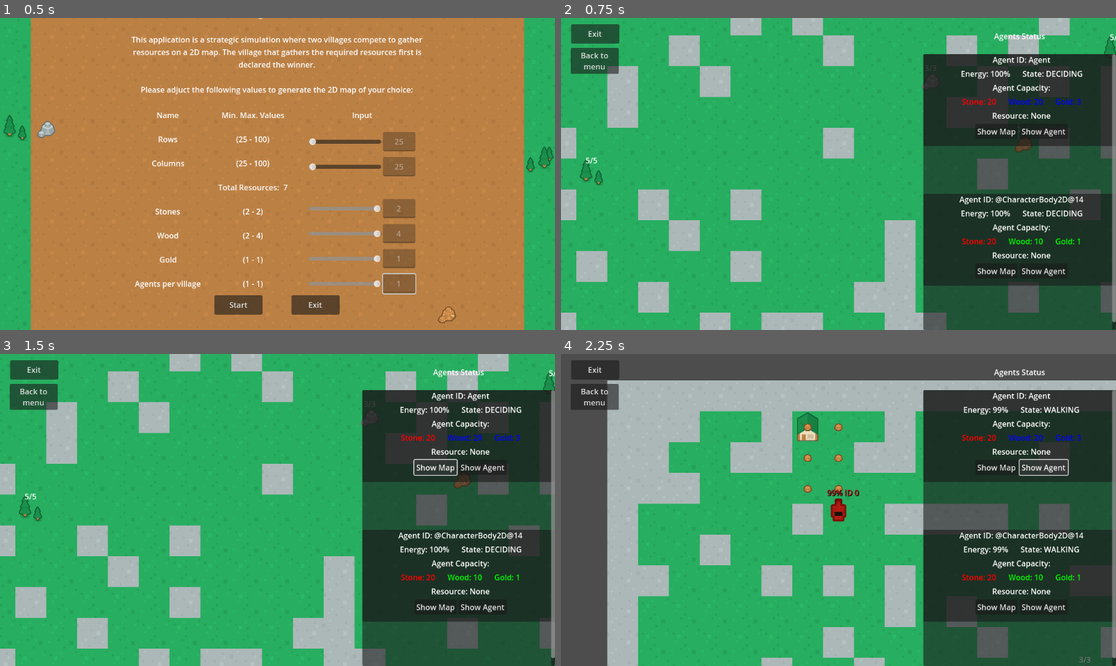
Above: before the commit, frames 1-4 (two rows, left to right).
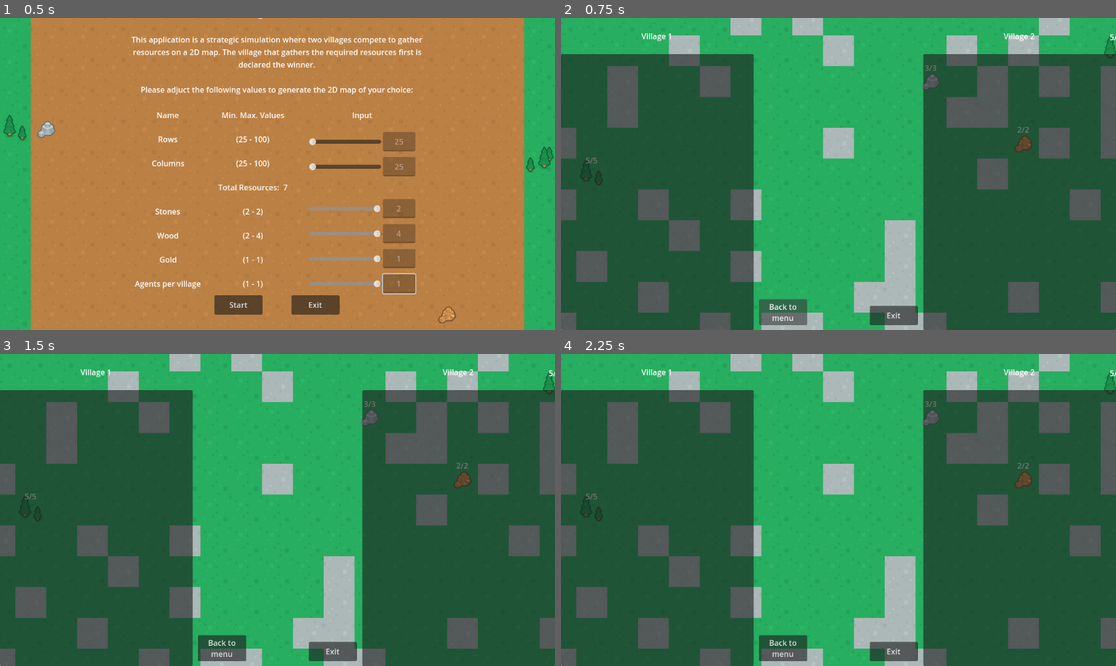
Above: after the commit, the same moments.

Repository: ApostolisSiampanis/intelligent-agents
Game: Godot game, scene res://scenes/input_screen.tscn
Same seed, same stepped clock (60 frames per second), same inputs: the game is played once before the commit and once after it.
Inputs (mouse positions are in pixels of both pictures, inside the frame that each line leads up to):
- Up to frame 1 (0.5 s): no input
- Up to frame 2 (0.75 s): click "Start" at 0.5 s
- Up to frame 3 (1.5 s): click (432, 466) at 1.25 s, where only the run before the commit has a clickable "Show Map"
- Up to frame 4 (2.25 s): click (1043, 466) at 2 s, where only the run before the commit has a clickable "Show Agent"

Frame 1 is identical in both runs. In frame 2, 53% of the frame differs, in the area x 0-100%, y 2-100%; in frame 3, 53%; in frame 4, 76%, in the area x 0-100%, y 0-100%.
Error after the commit: Attempt to call function 'set' in base 'null instance' on a null instance. (res://scripts/map_generator.gd:80)

Commit message:
- add new column in the map_generator screen for village 1 - kept the second column for village 2

Diff:
--- a/scenes/map_generator.tscn
+++ b/scenes/map_generator.tscn
@@ -59,24 +59,35 @@
 
 [node name="ExitButton" type="Button" parent="UILayer"]
 custom_minimum_size = Vector2(100, 40)
-offset_left = 21.0
-offset_top = 13.0
-offset_right = 121.0
-offset_bottom = 53.0
+anchors_preset = 3
+anchor_left = 1.0
+anchor_top = 1.0
+anchor_right = 1.0
+anchor_bottom = 1.0
+offset_left = -511.0
+offset_top = -50.0
+offset_right = -411.0
+offset_bottom = -10.0
+grow_horizontal = 0
+grow_vertical = 0
 text = "Exit"
 script = ExtResource("4_61sxg")
 
 [node name="MainMenuButton" type="Button" parent="UILayer"]
 custom_minimum_size = Vector2(100, 40)
-offset_left = 20.0
-offset_top = 62.0
-offset_right = 120.0
-offset_bottom = 116.0
+anchors_preset = 2
+anchor_top = 1.0
+anchor_bottom = 1.0
+offset_left = 411.0
+offset_top = -64.0
+offset_right = 511.0
+offset_bottom = -10.0
+grow_vertical = 0
 text = "Back to
 menu"
 script = ExtResource("5_l6ovq")
 
-[node name="VBoxContainerAgentsList" type="VBoxContainer" parent="UILayer"]
+[node name="VBoxContainerVillage2AgentsList" type="VBoxContainer" parent="UILayer"]
 unique_name_in_owner = true
 anchors_preset = 11
 anchor_left = 1.0
@@ -87,19 +98,19 @@
 grow_vertical = 2
 theme_override_constants/separation = 0
 
-[node name="LabelMenu" type="Label" parent="UILayer/VBoxContainerAgentsList"]
+[node name="LabelMenu" type="Label" parent="UILayer/VBoxContainerVillage2AgentsList"]
 layout_mode = 2
 text = "
-Agents Status
+Village 2
  "
 horizontal_alignment = 1
 
-[node name="PanelAgentsStatus" type="Panel" parent="UILayer/VBoxContainerAgentsList"]
+[node name="PanelAgentsStatus" type="Panel" parent="UILayer/VBoxContainerVillage2AgentsList"]
 custom_minimum_size = Vector2(400, 0)
 layout_mode = 2
 size_flags_vertical = 3
 
-[node name="ScrollContainer" type="ScrollContainer" parent="UILayer/VBoxContainerAgentsList/PanelAgentsStatus"]
+[node name="ScrollContainer" type="ScrollContainer" parent="UILayer/VBoxContainerVillage2AgentsList/PanelAgentsStatus"]
 custom_minimum_size = Vector2(400, 0)
 layout_mode = 1
 anchors_preset = 15
@@ -108,7 +119,45 @@
 grow_horizontal = 2
 grow_vertical = 2
 
-[node name="VBoxContainerInfoCards" type="VBoxContainer" parent="UILayer/VBoxContainerAgentsList/PanelAgentsStatus/ScrollContainer"]
+[node name="VBoxContainerVillage2InfoCards" type="VBoxContainer" parent="UILayer/VBoxContainerVillage2AgentsList/PanelAgentsStatus/ScrollContainer"]
+unique_name_in_owner = true
+y_sort_enabled = true
+clip_contents = true
+custom_minimum_size = Vector2(400, 400)
+layout_direction = 2
+layout_mode = 2
+theme_override_constants/separation = -10
+
+[node name="VBoxContainerVillage1AgentsList" type="VBoxContainer" parent="UILayer"]
+unique_name_in_owner = true
+anchors_preset = 9
+anchor_bottom = 1.0
+offset_right = 400.0
+grow_vertical = 2
+theme_override_constants/separation = 0
+
+[node name="LabelMenu" type="Label" parent="UILayer/VBoxContainerVillage1AgentsList"]
+layout_mode = 2
+text = "
+Village 1
+ "
+horizontal_alignment = 1
+
+[node name="PanelAgentsStatus" type="Panel" parent="UILayer/VBoxContainerVillage1AgentsList"]
+custom_minimum_size = Vector2(400, 0)
+layout_mode = 2
+size_flags_vertical = 3
+
+[node name="ScrollContainer" type="ScrollContainer" parent="UILayer/VBoxContainerVillage1AgentsList/PanelAgentsStatus"]
+custom_minimum_size = Vector2(400, 0)
+layout_mode = 1
+anchors_preset = 15
+anchor_right = 1.0
+anchor_bottom = 1.0
+grow_horizontal = 2
+grow_vertical = 2
+
+[node name="VBoxContainerVillage1InfoCards" type="VBoxContainer" parent="UILayer/VBoxContainerVillage1AgentsList/PanelAgentsStatus/ScrollContainer"]
 unique_name_in_owner = true
 y_sort_enabled = true
 clip_contents = true
